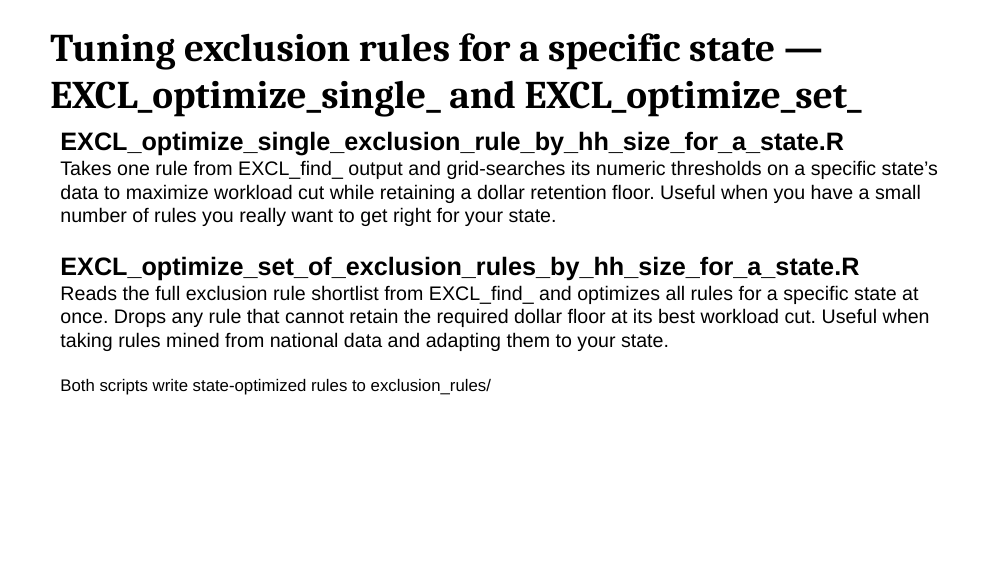
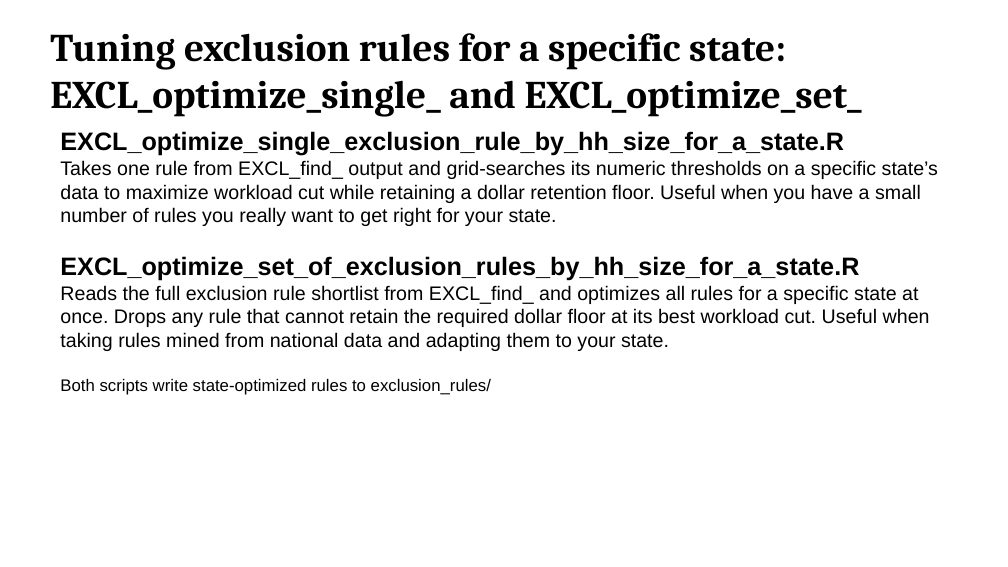
Before and after one commit to giannella/snap_qc, a slide deck: slide 8 of how_to_use_the_snap_qc_exclusion_rules_scripts.pptx. Drawn at 1008x567 pixels with LibreOffice and Linux fonts; fonts in the diff are those of the drawing. Boxes give left, top, right and bottom in pixels: in the first picture for what was removed or moved away, otherwise in the second. Text is boxed around its words. In the diff, an @@ line names an element or a change of style, - is before the commit and + after.

```diff
--- a/how_to_use_the_snap_qc_exclusion_rules_scripts.pptx
+++ b/how_to_use_the_snap_qc_exclusion_rules_scripts.pptx
@@ text at [50, 33, 862, 117]: text changed @@
-Tuning exclusion rules for a specific state — EXCL_optimize_single_ and EXCL_optimize_set_
+Tuning exclusion rules for a specific state: EXCL_optimize_single_ and EXCL_optimize_set_
```
Also in this commit, not shown: 6 other slides changed, 5 other files.
